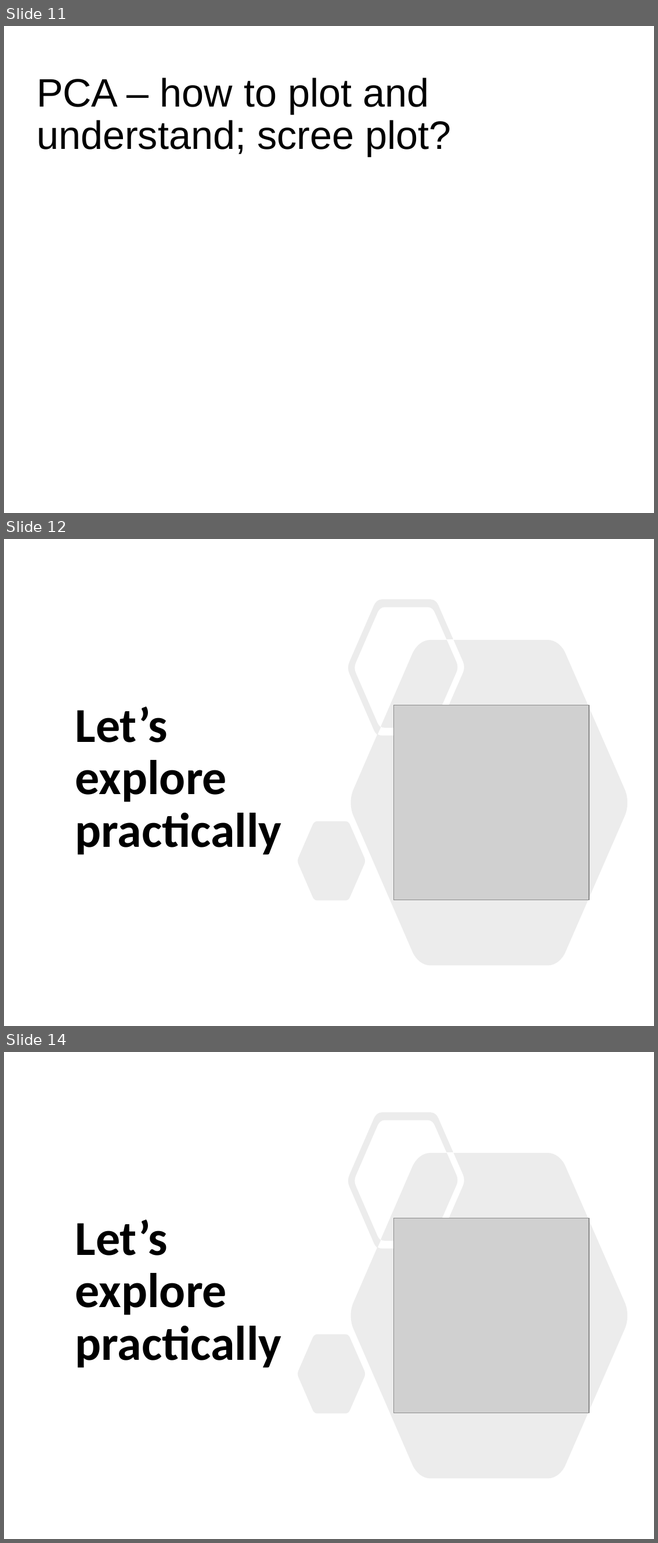
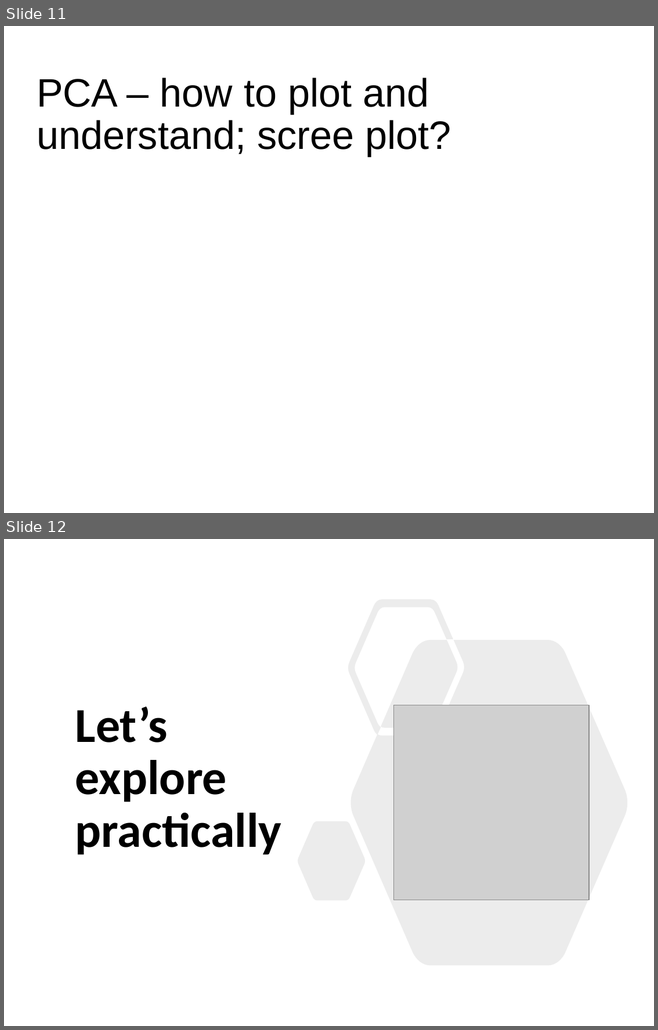
Before and after one commit to sraorao/data_analysis_visualisation_R_HT2022, a slide deck: powerpoint files/Session3.pptx. Shown one above the other, each under a label of ours: slides 11, 12 and 14 before the commit, slides 11 and 12 after it; the slides between them are not shown. The pictures are 658x1543 and 658x1030 pixels, drawn with LibreOffice and Linux fonts; fonts in the diff are those of the drawing; grey boxes stand for pictures. Boxes give left, top, right and bottom in pixels: in the first picture for what was removed or moved away, otherwise in the second. Text is boxed around its words. In the diff, an @@ line names an element or a change of style, - is before the commit and + after.

```diff
--- a/powerpoint files/Session3.pptx
+++ b/powerpoint files/Session3.pptx
@@ slide 12 removed at (4, 539, 654, 1026), background #FFFFFF @@
@@ freeform shape removed at (297, 599, 627, 966) @@
@@ text removed at (75, 707, 282, 855) @@
-Let’s explore practically
@@ picture removed at (394, 705, 589, 900) @@
@@ what was slide 14 is now slide 12 @@
```
Also in this commit, not shown: 7 slides changed, 1 other slide removed.
